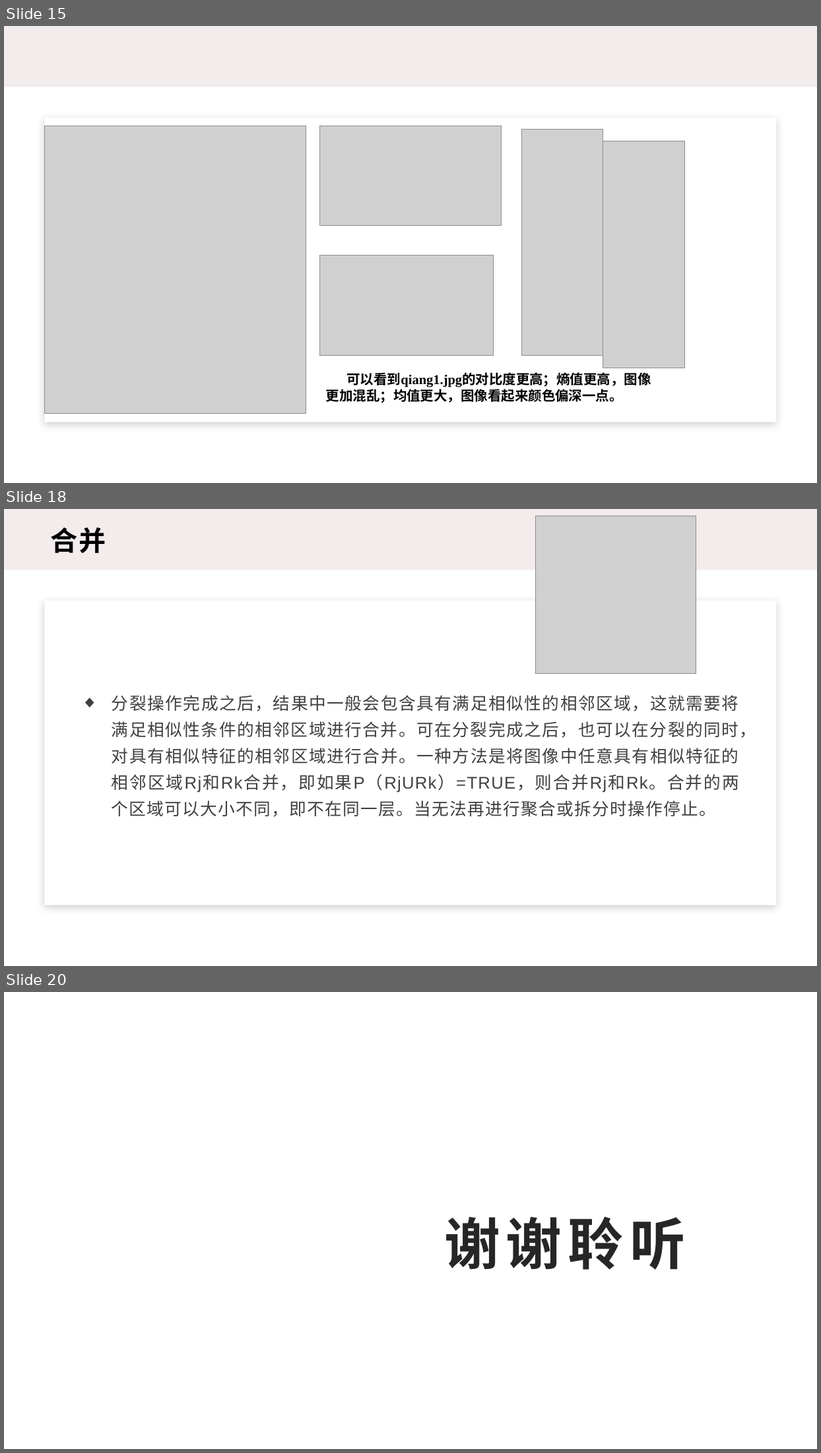
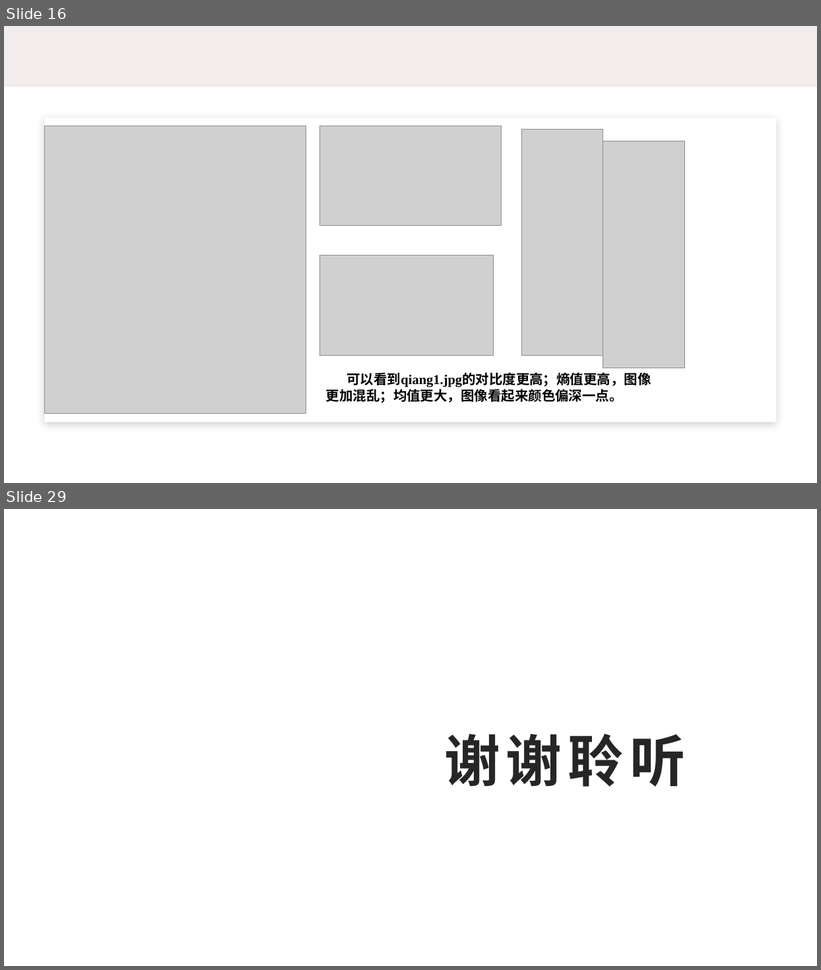
Before and after one commit to Jacky-007/master, a slide deck: 10185102144-董辰尧-09/10185102144-董辰尧-ppt.pptx. Shown one above the other, each under a label of ours: slides 15, 18 and 20 before the commit, slides 16 and 29 after it; the slides between them are not shown. The pictures are 821x1453 and 821x970 pixels, drawn with LibreOffice and Linux fonts; fonts in the diff are those of the drawing; grey boxes stand for pictures; background and template pictures are left out. Boxes give left, top, right and bottom in pixels: in the first picture for what was removed or moved away, otherwise in the second. Text is boxed around its words. In the diff, an @@ line names an element or a change of style, - is before the commit and + after.

```diff
--- a/10185102144-董辰尧-09/10185102144-董辰尧-ppt.pptx
+++ b/10185102144-董辰尧-09/10185102144-董辰尧-ppt.pptx
@@ slide 18 removed at bbox=[4, 509, 817, 966], background #FFFFFF @@
@@ rectangle removed at bbox=[4, 509, 817, 570] @@
@@ text removed at bbox=[51, 527, 106, 553] @@
-合并
@@ picture removed at bbox=[536, 516, 696, 674] @@
@@ rectangle removed at bbox=[45, 601, 777, 906] @@
@@ text removed at bbox=[112, 695, 757, 817] @@
-◆ 分裂操作完成之后，结果中一般会包含具有满足相似性的相邻区域，这就需要将满足相似性条件的相邻区域进行合并。可在分裂完成之后，也可以在分裂的同时，对具有相似特征的相邻区域进行合并。一种方法是将图像中任意具有相似特征的相邻区域Rj和Rk合并，即如果P（RjURk）=TRUE，则合并Rj和Rk。合并的两个区域可以大小不同，即不在同一层。当无法再进行聚合或拆分时操作停止。
@@ what was slide 15 is now slide 16 @@
@@ what was slide 20 is now slide 29 @@
```
Also in this commit, not shown: 3 slides changed, 11 slides added, 1 other slide removed.
